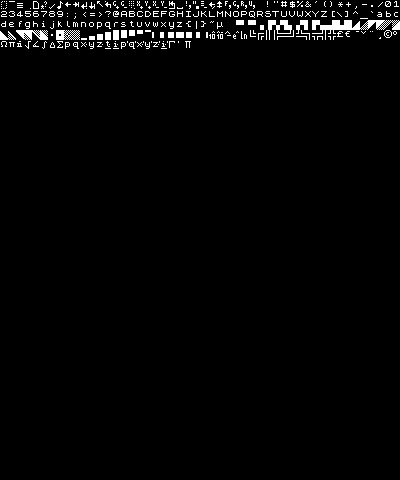
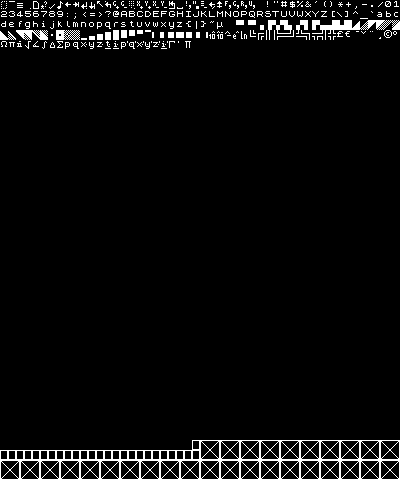
Layer changes from the first (400, 480) image to the second:
painted on "font.png" over [0, 440, 400, 480]
